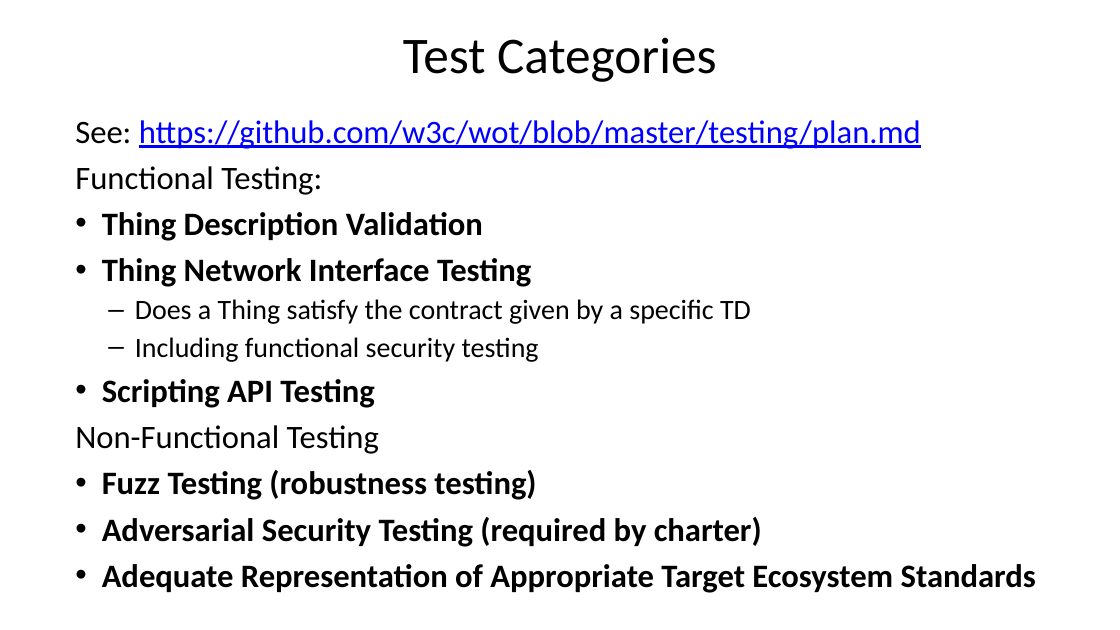
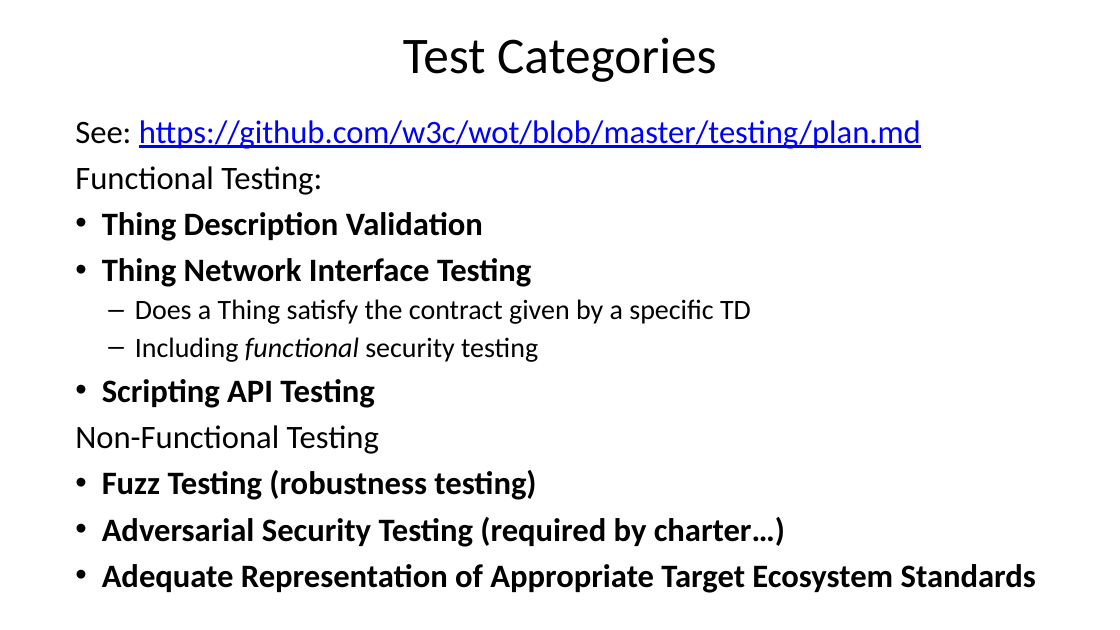
Before and after one commit to w3c/wot, a slide deck: slide 4 of testing/wot-test-plan-tpac-10-2018.pptx. Drawn at 1120x630 pixels with LibreOffice and Linux fonts; fonts in the diff are those of the drawing. Boxes give left, top, right and bottom in pixels: in the first picture for what was removed or moved away, otherwise in the second. Text is boxed around its words. In the diff, an @@ line names an element or a change of style, - is before the commit and + after.

```diff
--- a/testing/wot-test-plan-tpac-10-2018.pptx
+++ b/testing/wot-test-plan-tpac-10-2018.pptx
@@ text at <box>135,337,538,362</box>: italic on in "functional" @@
@@ text at <box>102,517,785,547</box>: text changed @@
-• Adversarial Security Testing (required by charter)
+• Adversarial Security Testing (required by charter…)
```
Also in this commit, not shown: 1 other slide changed, 2 slides added, 1 slide removed.
